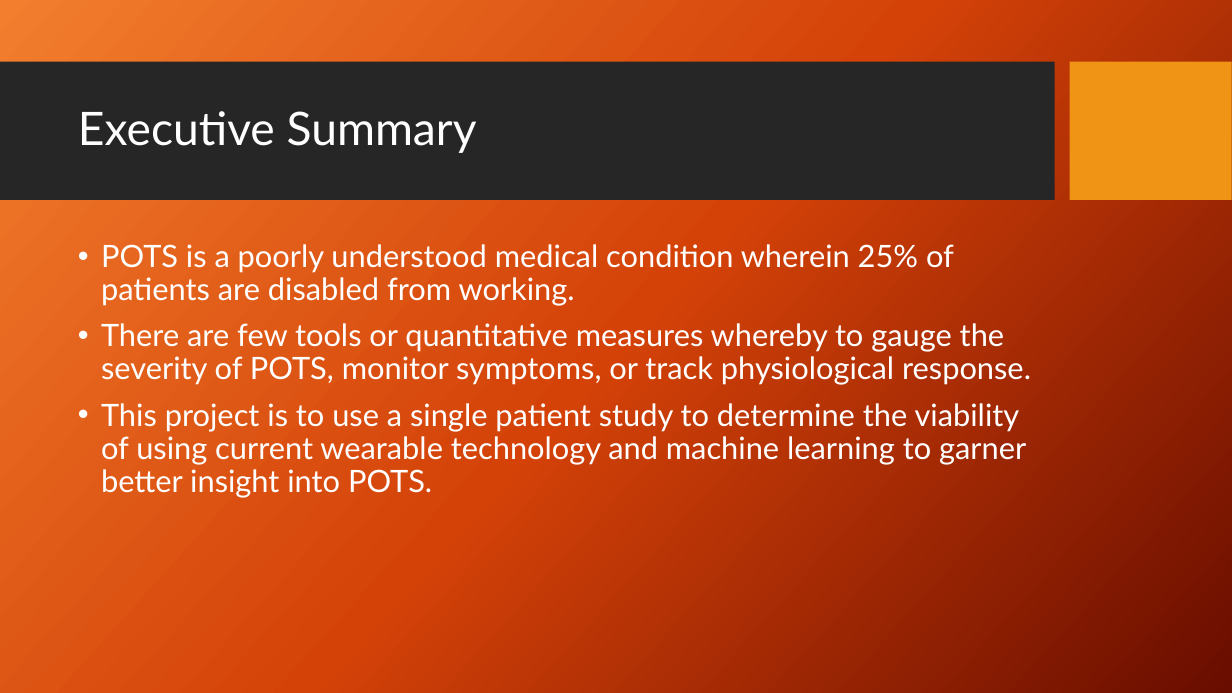
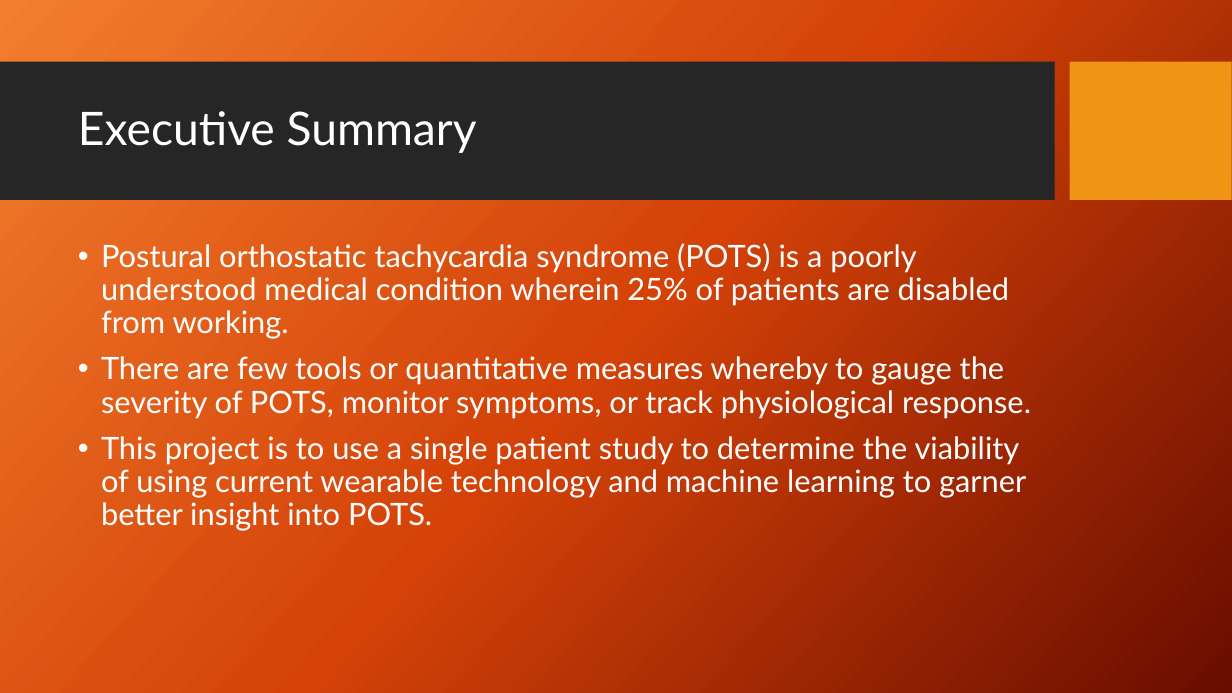
Before and after one commit to julielinx/Practicum1, a slide deck: slide 2 of Practicum 1 presentation.pptx. Drawn at 1232x693 pixels with LibreOffice and Linux fonts; fonts in the diff are those of the drawing; background and template pictures are left out. Boxes give left, top, right and bottom in pixels: in the first picture for what was removed or moved away, otherwise in the second. Text is boxed around its words. In the diff, an @@ line names an element or a change of style, - is before the commit and + after.

Commit message:
Updated final

```diff
--- a/Practicum 1 presentation.pptx
+++ b/Practicum 1 presentation.pptx
@@ text at (101,243,1009,339): text changed @@
-• POTS is a poorly understood medical condition wherein 25% of patients are disabled from working.
+• Postural orthostatic tachycardia syndrome (POTS) is a poorly understood medical condition wherein 25% of patients are disabled from working.
```
Also in this commit, not shown: 1 other slide changed.
